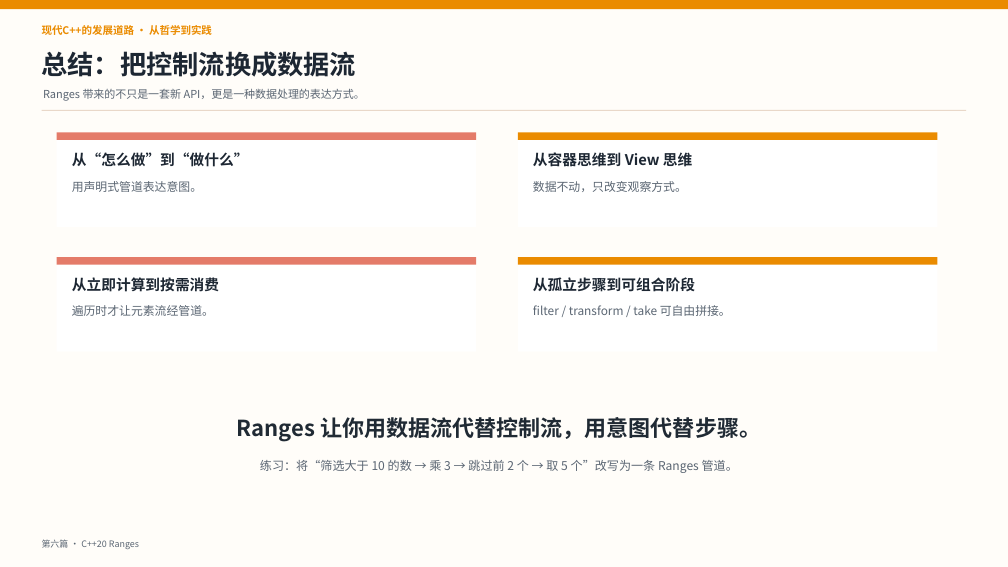
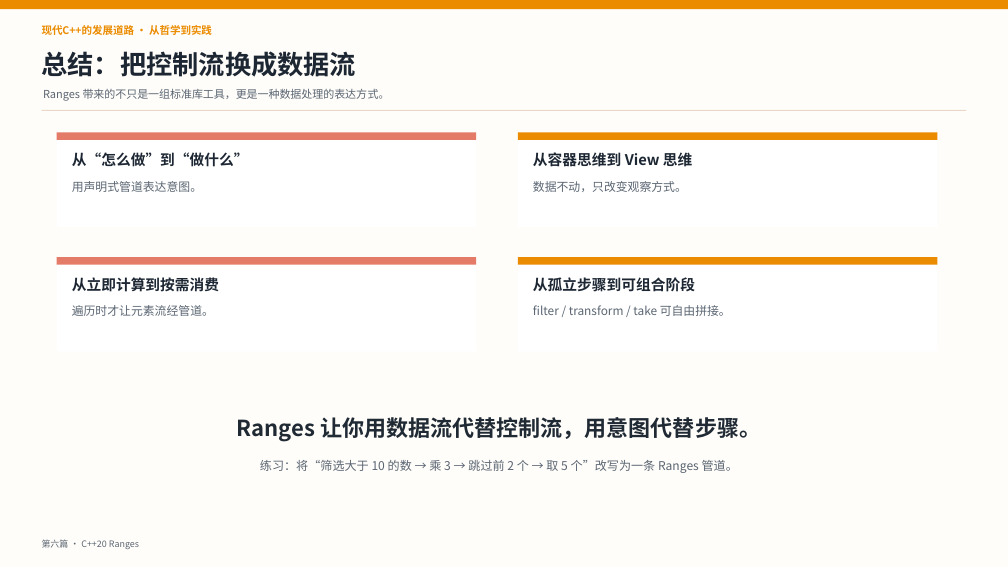
Before and after one commit to Alex-Cheng/qianxin_cpp, a slide deck: slide 25 of 第六集/第六集-C++20 Ranges——用管道思维打开编程新模式.pptx. Drawn at 1008x567 pixels with LibreOffice and Linux fonts; fonts in the diff are those of the drawing. Boxes give left, top, right and bottom in pixels: in the first picture for what was removed or moved away, otherwise in the second. Text is boxed around its words. In the diff, an @@ line names an element or a change of style, - is before the commit and + after.

```diff
--- a/第六集/第六集-C++20 Ranges——用管道思维打开编程新模式.pptx
+++ b/第六集/第六集-C++20 Ranges——用管道思维打开编程新模式.pptx
@@ text at box(43, 89, 390, 101): text changed @@
-Ranges 带来的不只是一套新 API，更是一种数据处理的表达方式。
+Ranges 带来的不只是一组标准库工具，更是一种数据处理的表达方式。
```
Also in this commit, not shown: 10 other slides changed.
